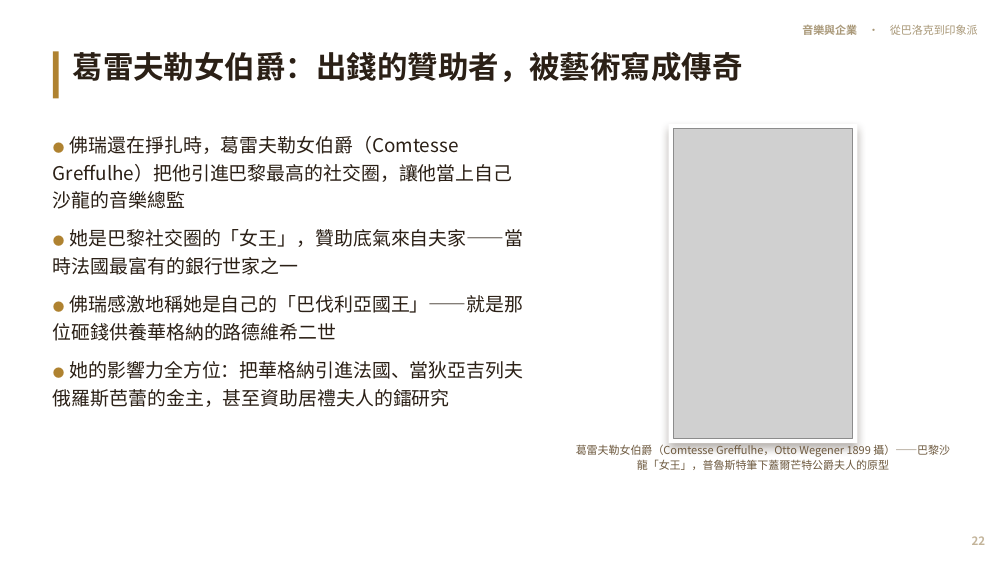
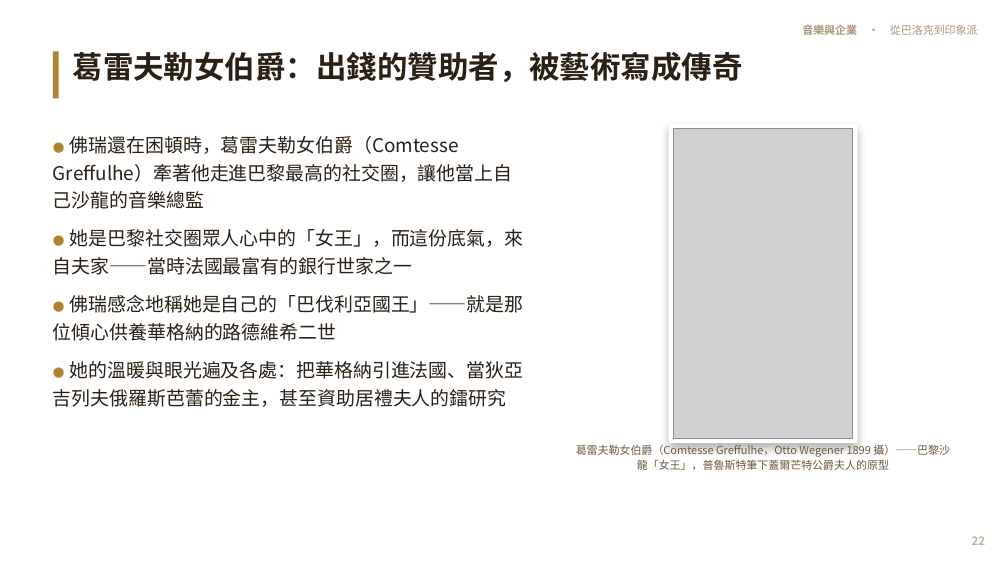
Before and after one commit to kblab2024/music-business-lecture, a slide deck: slide 22 of docs/downloads/音樂與企業-投影片.pptx. Drawn at 1008x567 pixels with LibreOffice and Linux fonts; fonts in the diff are those of the drawing; grey boxes stand for pictures. Boxes give left, top, right and bottom in pixels: in the first picture for what was removed or moved away, otherwise in the second. Text is boxed around its words. In the diff, an @@ line names an element or a change of style, - is before the commit and + after.

```diff
--- a/docs/downloads/音樂與企業-投影片.pptx
+++ b/docs/downloads/音樂與企業-投影片.pptx
@@ text at [53, 136, 524, 407]: text changed @@
-● 佛瑞還在掙扎時，葛雷夫勒女伯爵（Comtesse Greffulhe）把他引進巴黎最高的社交圈，讓他當上自己沙龍的音樂總監
-● 她是巴黎社交圈的「女王」，贊助底氣來自夫家——當時法國最富有的銀行世家之一
-● 佛瑞感激地稱她是自己的「巴伐利亞國王」——就是那位砸錢供養華格納的路德維希二世
-● 她的影響力全方位：把華格納引進法國、當狄亞吉列夫俄羅斯芭蕾的金主，甚至資助居禮夫人的鐳研究
+● 佛瑞還在困頓時，葛雷夫勒女伯爵（Comtesse Greffulhe）牽著他走進巴黎最高的社交圈，讓他當上自己沙龍的音樂總監
+● 她是巴黎社交圈眾人心中的「女王」，而這份底氣，來自夫家——當時法國最富有的銀行世家之一
+● 佛瑞感念地稱她是自己的「巴伐利亞國王」——就是那位傾心供養華格納的路德維希二世
+● 她的溫暖與眼光遍及各處：把華格納引進法國、當狄亞吉列夫俄羅斯芭蕾的金主，甚至資助居禮夫人的鐳研究
```
Also in this commit, not shown: 54 other slides changed, 7 other files.
